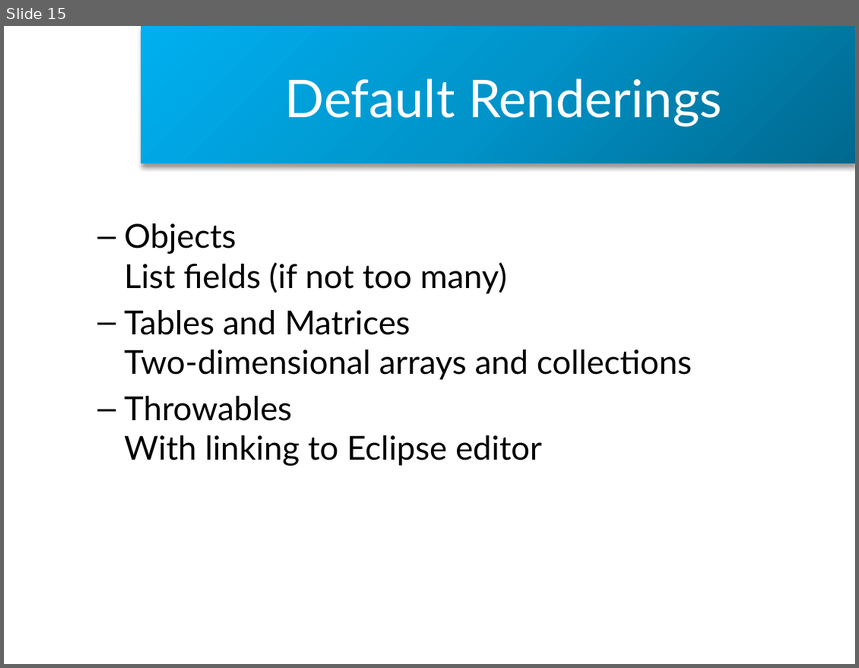
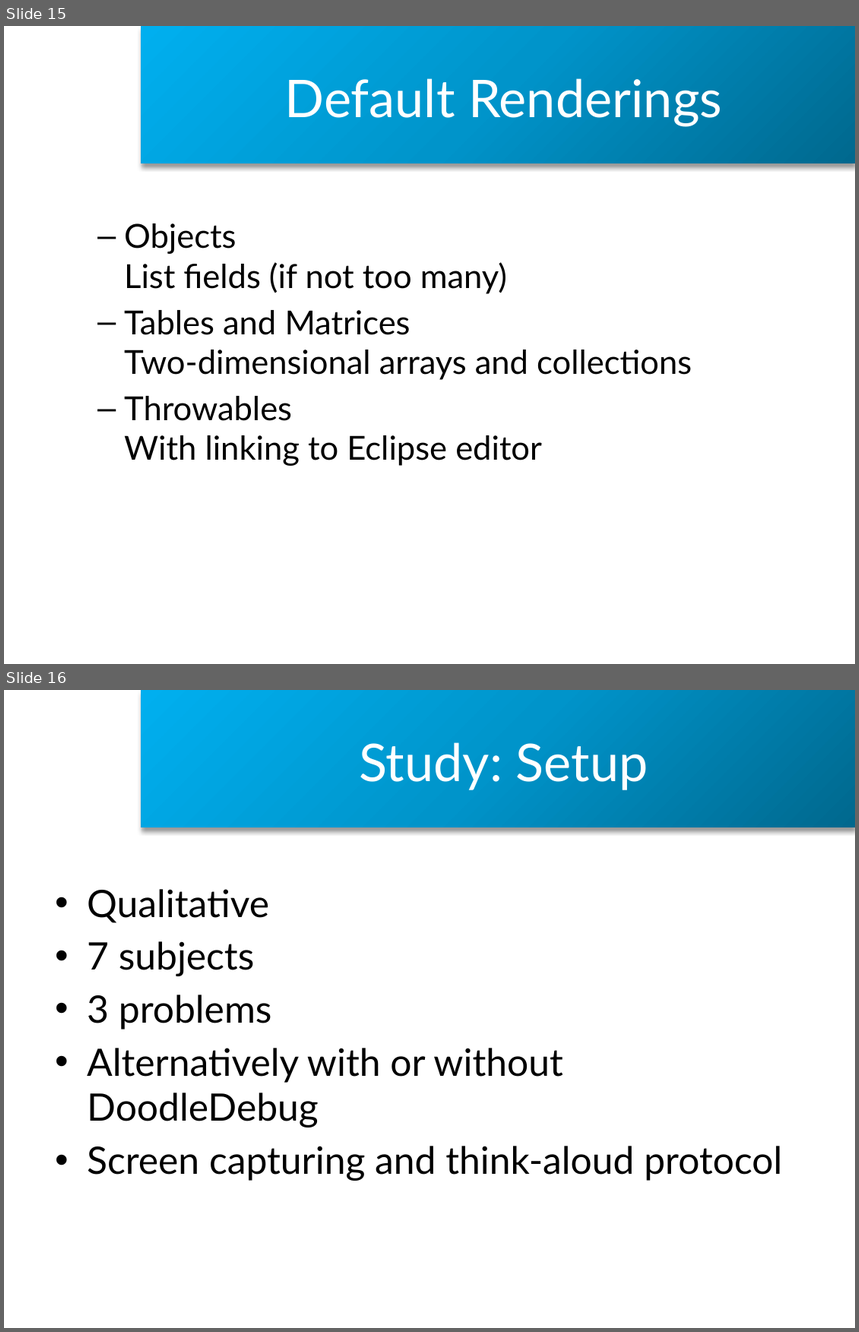
Before and after one commit to CedricReichenbach/DoodleDebug, a slide deck: presentations/Demo DoodleDebug Spring 2013.pptx. Shown one above the other, each under a label of ours: slide 15 before the commit, slides 15 and 16 after it. The pictures are 859x668 and 859x1332 pixels, drawn with LibreOffice and Linux fonts; fonts in the diff are those of the drawing; background and template pictures are left out. Boxes give left, top, right and bottom in pixels: in the first picture for what was removed or moved away, otherwise in the second. Text is boxed around its words. In the diff, an @@ line names an element or a change of style, - is before the commit and + after.

```diff
--- a/presentations/Demo DoodleDebug Spring 2013.pptx
+++ b/presentations/Demo DoodleDebug Spring 2013.pptx
@@ slide 16 added at <box>4,690,855,1328</box>, background #FFFFFF; not listed: 1 template element that a slide beside it also shows @@
@@ title added at <box>359,742,648,790</box>, 44 pt, text #FFFFFF @@
+Study: Setup
@@ text added at <box>87,889,782,1181</box>, 32 pt, text #000000 @@
+• Qualitative
+• 7 subjects
+• 3 problems
+• Alternatively with or without DoodleDebug
+• Screen capturing and think-aloud protocol
```
Also in this commit, not shown: 3 slides changed, 2 other slides added.
